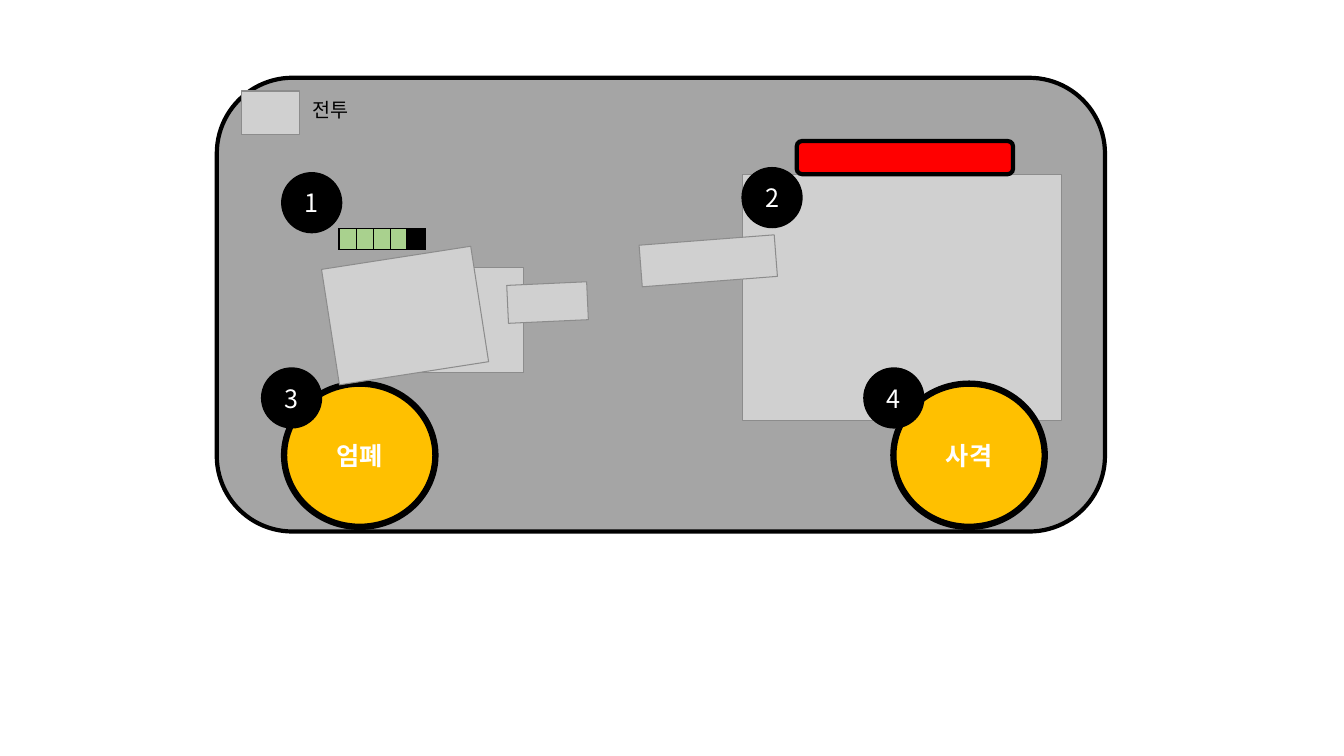
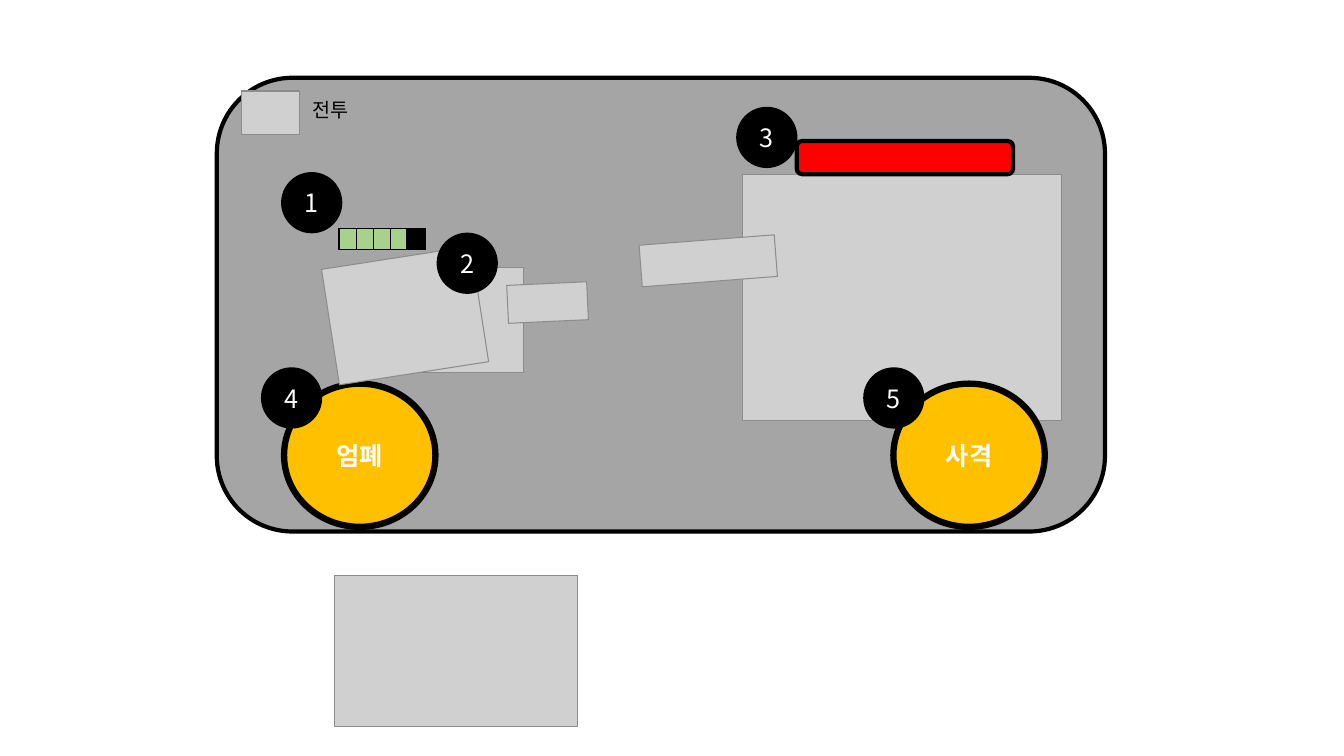
Before and after one commit to kalmmis/AndroidMaker, a slide deck: slide 6 of AndroidMaker UI 구성 참조문서.pptx. Drawn at 1344x756 pixels with LibreOffice and Linux fonts; fonts in the diff are those of the drawing; grey boxes stand for pictures. Boxes give left, top, right and bottom in pixels: in the first picture for what was removed or moved away, otherwise in the second. Text is boxed around its words. In the diff, an @@ line names an element or a change of style, - is before the commit and + after.

```diff
--- a/AndroidMaker UI 구성 참조문서.pptx
+++ b/AndroidMaker UI 구성 참조문서.pptx
@@ ellipse added at (737, 108, 797, 167), fill #000000, outline #000000 1 pt, 18 pt, text #FFFFFF @@
+3
@@ ellipse "2": place and size @@
-ellipse "2" at (742, 167, 802, 227)
+ellipse "2" at (438, 233, 497, 292)
@@ text in ellipse at (285, 389, 299, 408): text changed @@
-3
+4
@@ text in ellipse at (887, 389, 901, 409): text changed @@
-4
+5
@@ picture added at (335, 576, 578, 727) @@
```
Also in this commit, not shown: 5 other slides changed, 3 slides added, 1 slide removed, 22 other files.
